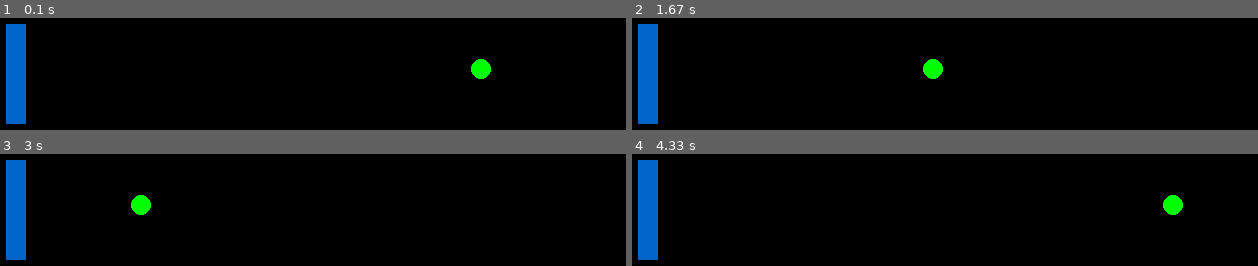
Above: before the commit, frames 1-4 (two rows, left to right).
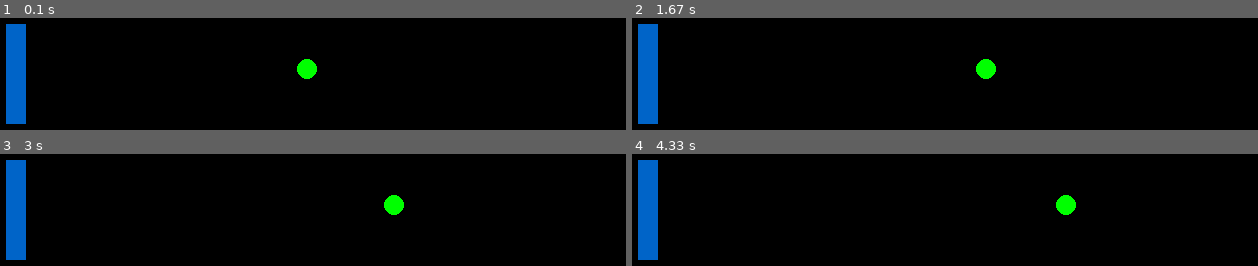
Above: after the commit, the same moments.

Repository: bradfordbarr/HacDC-Intro-to-Programming
Game: pygame game, started from class_1/code/pong_paddle_hit.py
The game is run twice, just before and just after one commit, with the same random seed, the same clock (stepped at 60 frames per second) and the same inputs.
Inputs:
- Up to frame 1 (0.1 s): no input
- Up to frame 2 (1.67 s): no input
- Up to frame 3 (3 s): no input
- Up to frame 4 (4.33 s): no input

The runs differ from the first frame. In frame 1, 0.9% of the frame differs, in the area x 47-79%, y 36-55%; in frame 2, 0.9%; in frame 3, 0.9%; in frame 4, 0.9%.

Commit message:
Added a clock to limit how much cpu the pong example will take.

Diff:
--- a/class_1/code/pong_paddle_hit.py
+++ b/class_1/code/pong_paddle_hit.py
@@ -13,8 +13,11 @@
 # some globals
 SCREEN_WIDTH  = 640
 SCREEN_HEIGHT = 480
+FRAMERATE = 30
 # initialize pygame
 pygame.init()
+# make a clock so things don't move ungodly fast
+clock = pygame.time.Clock()
 # create a display surface
 screen = pygame.display.set_mode((SCREEN_WIDTH, SCREEN_HEIGHT))
 pygame.display.set_caption("Pong paddle!")
@@ -25,7 +28,7 @@
 # define ball variables
 ball_x = SCREEN_WIDTH / 2
 ball_y = SCREEN_HEIGHT / 2
-ball_dx = 5
+ball_dx = 1
 
 # background stuff
 background = pygame.Surface(screen.get_size())
@@ -33,6 +36,7 @@
 
 # infinite loop
 while True:
+    clock.tick(FRAMERATE)
     # clear the screen
     screen.blit(background, (0, 0))
     # draw paddle
@@ -40,12 +44,12 @@
     # draw ball
     pygame.draw.circle(screen, (0, 255, 0), (ball_x, ball_y-5), 10)
     # update ball's position
-    ball_x += ball_dx
+    ball_x = ball_x + ball_dx
     # if the ball reaches the ends of the screen, bounce back
     if (ball_x >= SCREEN_WIDTH) or (ball_x <= 0):
         ball_dx *= -1
     # if the ball hits the paddle, bounce back
-    if ball_x-5 <= paddle_x + 10:
+    if ball_x-10 <= paddle_x + 20:
         ball_dx *=-1
     # flip display
     pygame.display.flip()
